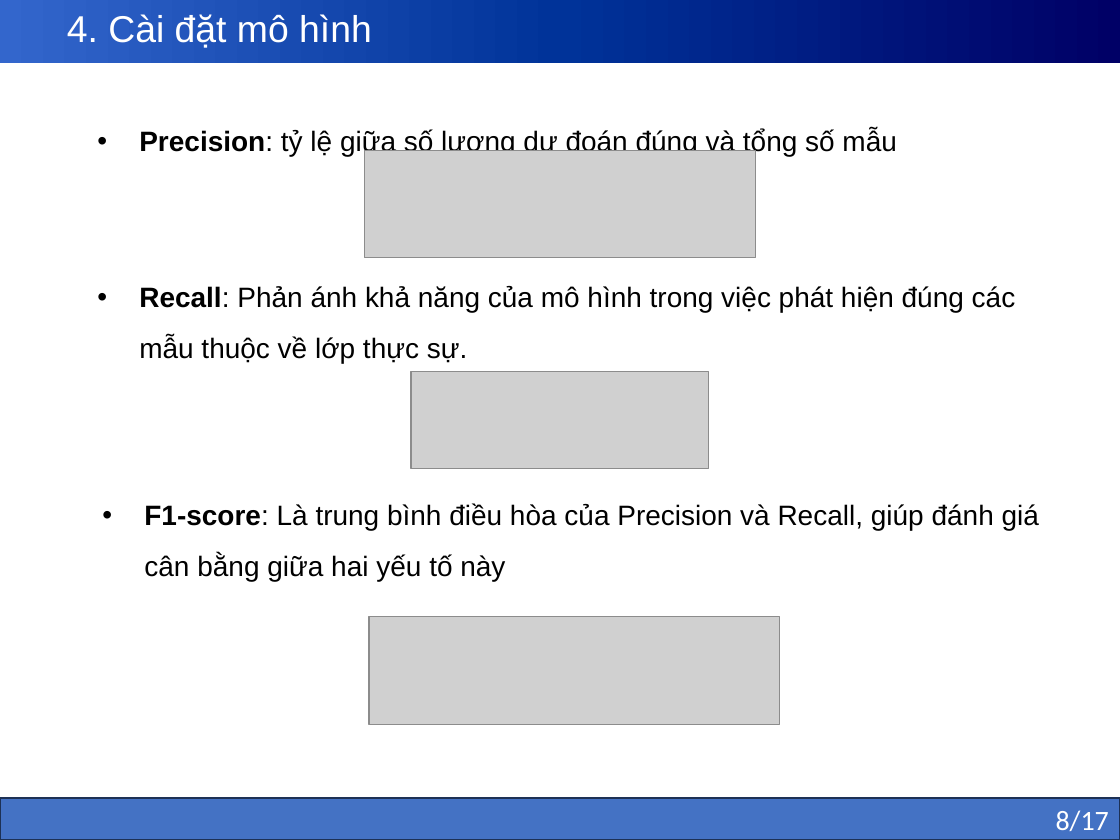
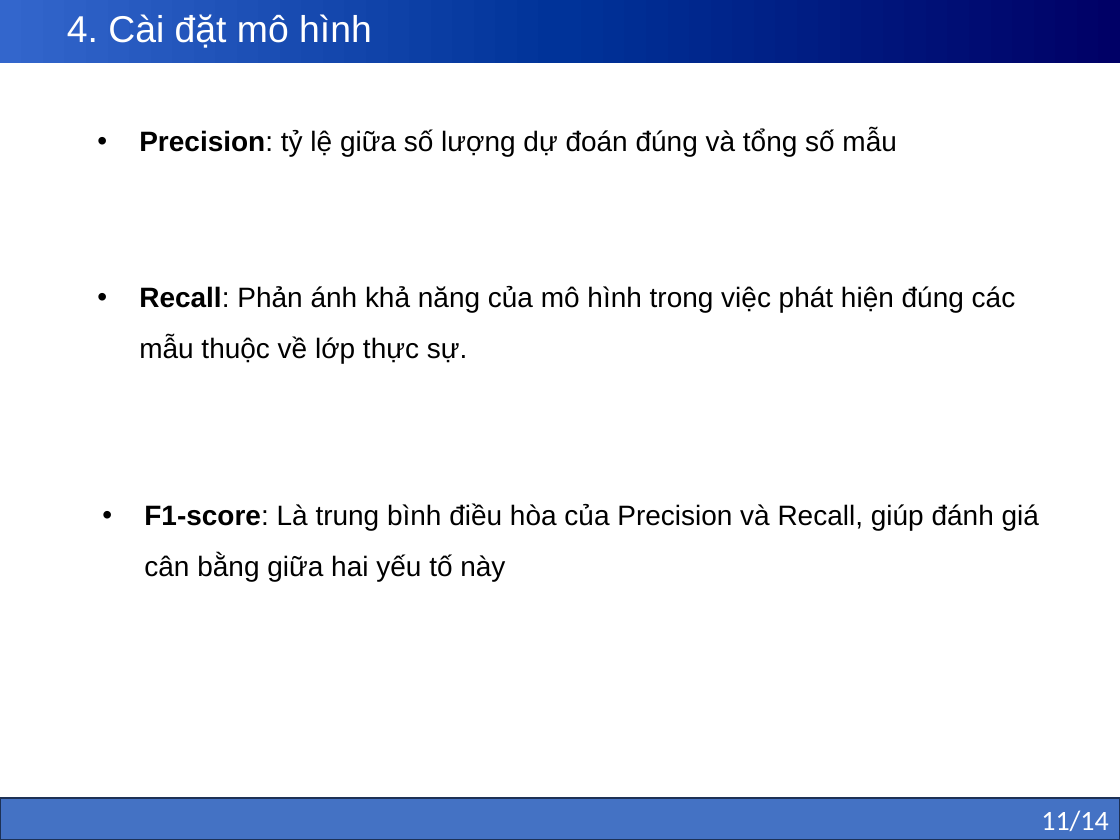
Before and after one commit to kly1906/12423030_MLproject, a slide deck: slide 11 of slides/baocaoML.pptx (slide 16 before the commit). Drawn at 1120x840 pixels with LibreOffice and Linux fonts; fonts in the diff are those of the drawing; grey boxes stand for pictures. Boxes give left, top, right and bottom in pixels: in the first picture for what was removed or moved away, otherwise in the second. Text is boxed around its words. In the diff, an @@ line names an element or a change of style, - is before the commit and + after.

```diff
--- a/slides/baocaoML.pptx
+++ b/slides/baocaoML.pptx
@@ picture removed at bbox=[364, 150, 755, 258] @@
@@ picture removed at bbox=[411, 372, 709, 468] @@
@@ picture removed at bbox=[368, 617, 780, 725] @@
@@ text in rectangle at bbox=[1041, 810, 1108, 831]: text changed @@
-8/17
+11/14
```
Also in this commit, not shown: 8 other slides changed, 4 slides added, 9 slides removed, 2 other files.
